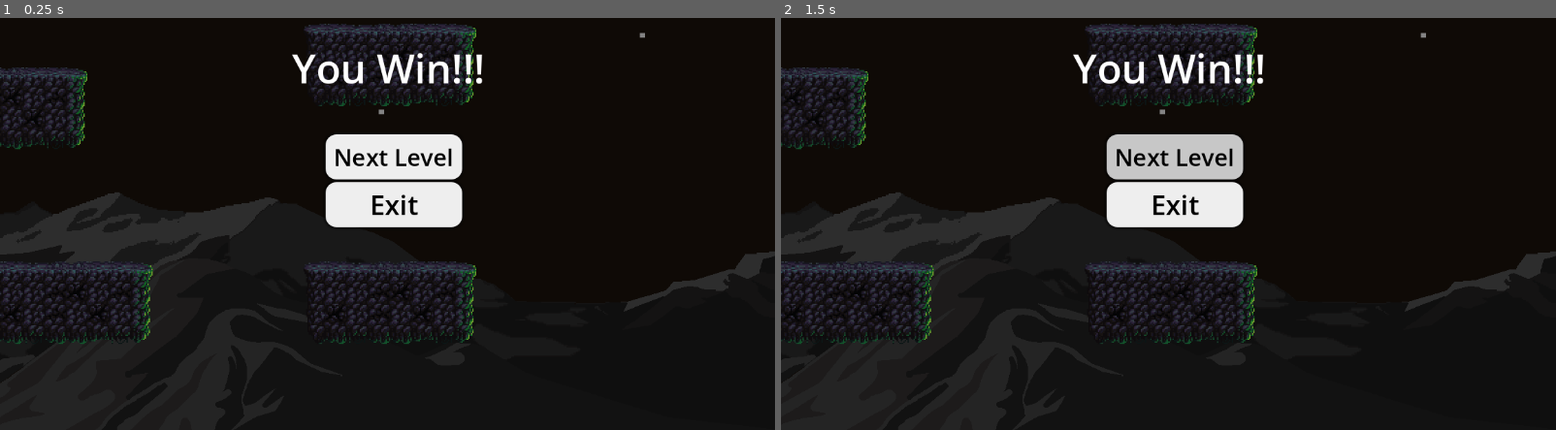
Above: before the commit, frames 1-2 (left to right).
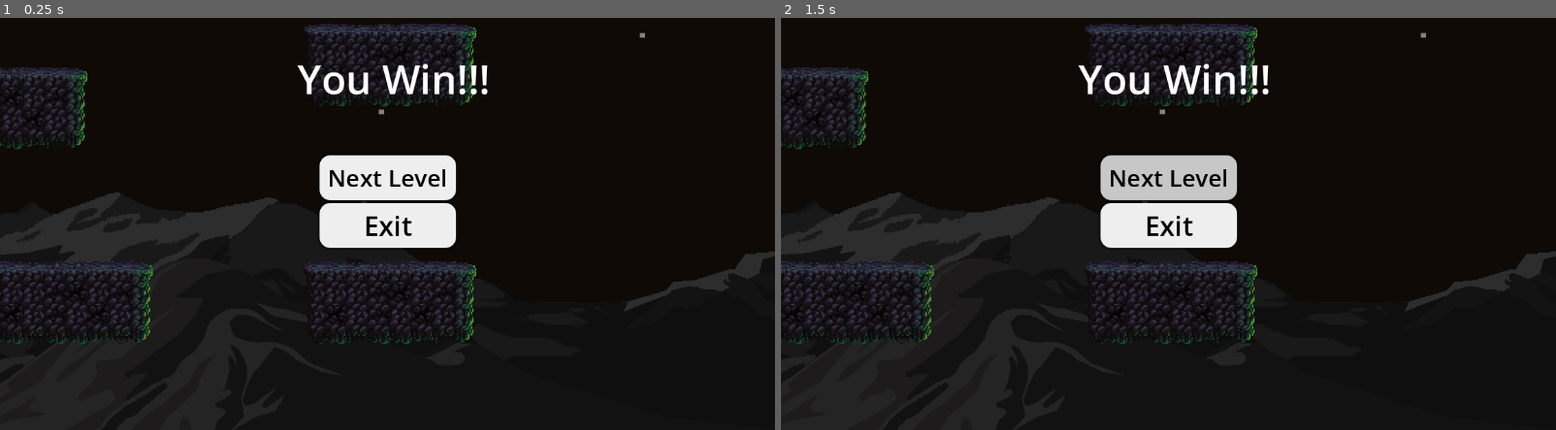
Above: after the commit, the same moments.

Repository: eddbra73/92005-Internal
Game: Godot game, scene res://scenes/win menu.tscn
Same seed, same stepped clock (60 frames per second), same inputs: the game is played once before the commit and once after it. This scene is started directly instead of the project's main scene.
Inputs:
- Up to frame 1 (0.25 s): no input
- Up to frame 2 (1.5 s): click "Next Level" at 0.5 s; click "Next Level" at 1.25 s

The runs differ from the first frame. In frame 1, 4.1% of the frame differs, in the area x 37-63%, y 8-56%; in frame 2, 4.7%.

Commit message:
v2.0 nothing
Did not really change anyhting

Diff:
--- a/scenes/Base Game.tscn
+++ b/scenes/Base Game.tscn
@@ -643,3 +643,20 @@
 [node name="earth" parent="." instance=ExtResource("15_6kwfc")]
 position = Vector2(7195, 398)
 scale = Vector2(12.5, 12.5)
+
+[node name="Alien6" parent="." instance=ExtResource("4_3su3w")]
+position = Vector2(4126, 254)
+scale = Vector2(0.7, 0.7)
+
+[node name="Alien7" parent="." instance=ExtResource("4_3su3w")]
+position = Vector2(5038, 684)
+
+[node name="Alien8" parent="." instance=ExtResource("4_3su3w")]
+position = Vector2(5913, 232)
+
+[node name="Alien9" parent="." instance=ExtResource("4_3su3w")]
+position = Vector2(6451, 588)
+
+[node name="Alien10" parent="." instance=ExtResource("4_3su3w")]
+position = Vector2(4187, 738)
+scale = Vector2(0.6, 0.6)
--- a/scenes/win menu.tscn
+++ b/scenes/win menu.tscn
@@ -53,20 +53,31 @@
 theme_override_styles/panel = SubResource("StyleBoxTexture_vve26")
 
 [node name="Label" type="Label" parent="."]
-layout_mode = 0
-offset_left = 434.0
-offset_top = 67.0
-offset_right = 721.0
-offset_bottom = 150.0
+layout_mode = 1
+anchors_preset = 5
+anchor_left = 0.5
+anchor_right = 0.5
+offset_left = -134.0
+offset_top = 83.0
+offset_right = 153.0
+offset_bottom = 166.0
+grow_horizontal = 2
 theme_override_font_sizes/font_size = 60
 text = "You Win!!!"
 
 [node name="VBoxContainer" type="VBoxContainer" parent="."]
-layout_mode = 0
-offset_left = 484.0
-offset_top = 208.0
-offset_right = 687.0
-offset_bottom = 346.0
+layout_mode = 1
+anchors_preset = 8
+anchor_left = 0.5
+anchor_top = 0.5
+anchor_right = 0.5
+anchor_bottom = 0.5
+offset_left = -101.5
+offset_top = -85.0
+offset_right = 101.5
+offset_bottom = 53.0
+grow_horizontal = 2
+grow_vertical = 2
 
 [node name="Button" type="Button" parent="VBoxContainer"]
 layout_mode = 2
